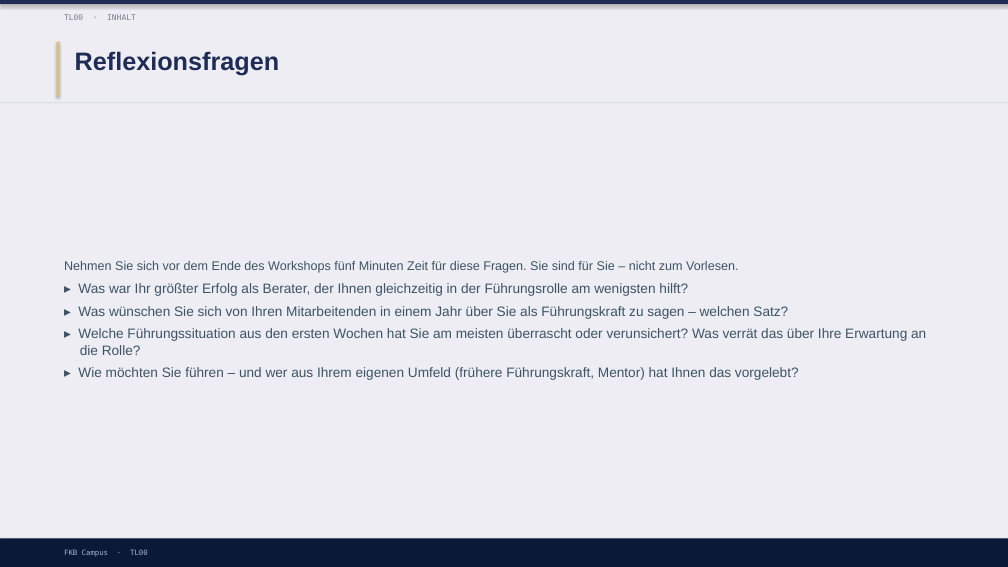
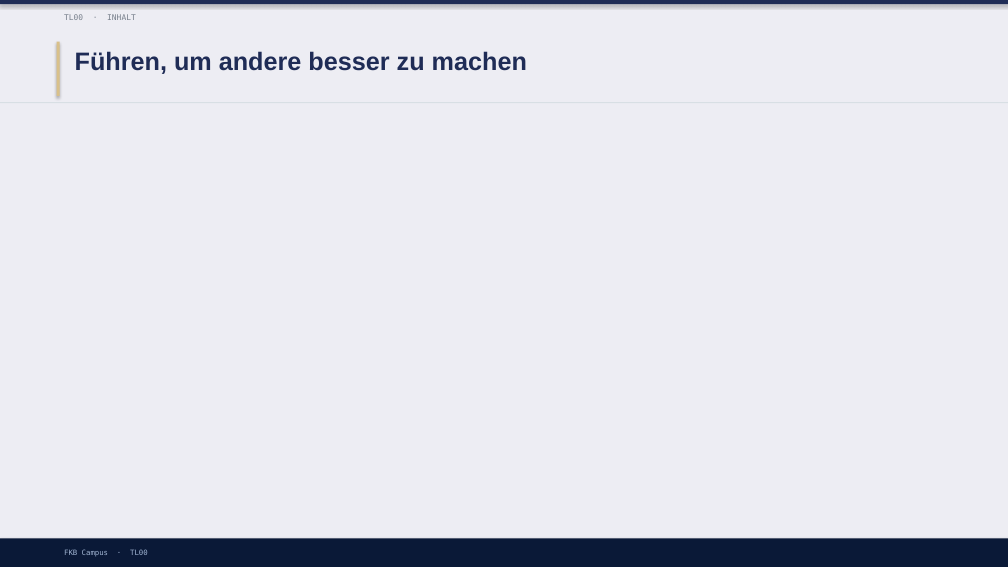
Before and after one commit to ck5rqc47pr-byte/firmenkundenakademie-online, a slide deck: slide 12 of protected-downloads/praesentation/TL00.pptx. Drawn at 1008x567 pixels with LibreOffice and Linux fonts; fonts in the diff are those of the drawing. Boxes give left, top, right and bottom in pixels: in the first picture for what was removed or moved away, otherwise in the second. Text is boxed around its words. In the diff, an @@ line names an element or a change of style, - is before the commit and + after.

```diff
--- a/protected-downloads/praesentation/TL00.pptx
+++ b/protected-downloads/praesentation/TL00.pptx
@@ text at (x1=75, y1=51, x2=527, y2=74): text changed @@
-Reflexionsfragen
+Führen, um andere besser zu machen
@@ text removed at (x1=64, y1=261, x2=926, y2=380) @@
-Nehmen Sie sich vor dem Ende des Workshops fünf Minuten Zeit für diese Fragen. Sie sind für Sie – nicht zum Vorlesen.
-▸ Was war Ihr größter Erfolg als Berater, der Ihnen gleichzeitig in der Führungsrolle am wenigsten hilft?
-▸ Was wünschen Sie sich von Ihren Mitarbeitenden in einem Jahr über Sie als Führungskraft zu sagen – welchen Satz?
-▸ Welche Führungssituation aus den ersten Wochen hat Sie am meisten überrascht oder verunsichert? Was verrät das über Ihre Erwartung an die Rolle?
-▸ Wie möchten Sie führen – und wer aus Ihrem eigenen Umfeld (frühere Führungskraft, Mentor) hat Ihnen das vorgelebt?
```
Also in this commit, not shown: 3 other slides changed, 10 slides added, 4 slides removed, 4 other files.
